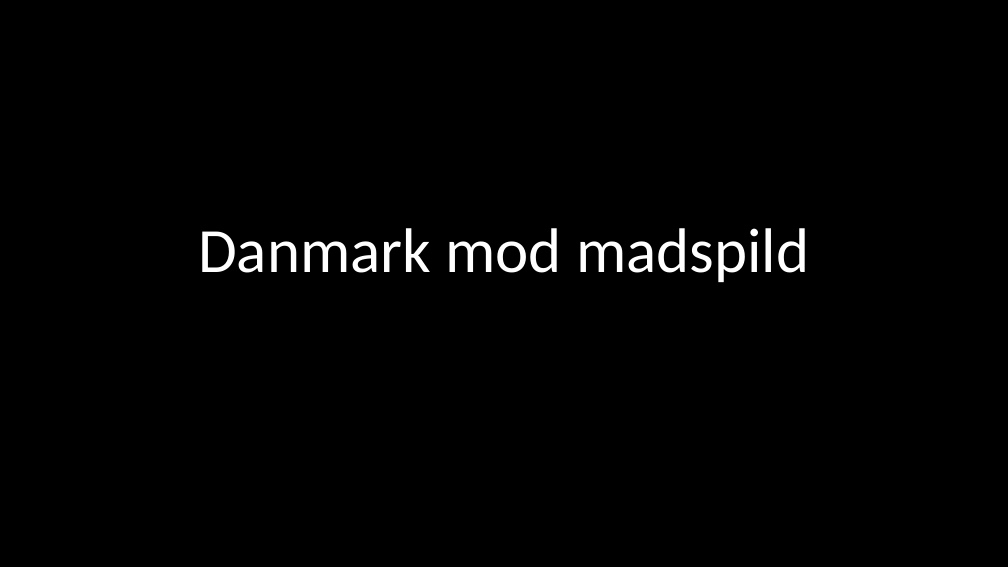
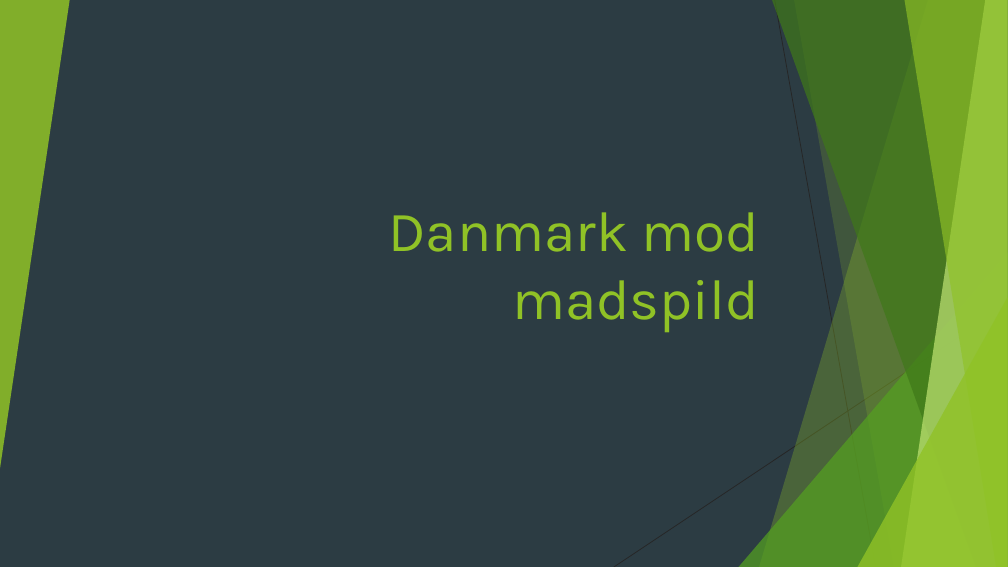
Before and after one commit to MatiasStorm/Madspild, a slide deck: slide 1 of Danmark mod madspild.pptx. Drawn at 1008x567 pixels with LibreOffice and Linux fonts; fonts in the diff are those of the drawing. Boxes give left, top, right and bottom in pixels: in the first picture for what was removed or moved away, otherwise in the second. Text is boxed around its words. In the diff, an @@ line names an element or a change of style, - is before the commit and + after.

```diff
--- a/Danmark mod madspild.pptx
+++ b/Danmark mod madspild.pptx
@@ background #000000 to #2C3C43 @@
@@ group added at box(0, 0, 1008, 567): 5 freeform shapes, 3 triangles, 2 lines @@
@@ title "Danmark mod madspild": place and size @@
-title "Danmark mod madspild" at box(198, 228, 809, 282)
+title "Danmark mod madspild" at box(389, 212, 759, 333)
@@ title "Danmark mod madspild" at box(389, 212, 759, 333): size 60 to 54 pt, font Calibri to Karla, text colour #FFFFFF to #90C226; alignment centre to right; line spacing 0.9 to 1 @@
```
Also in this commit, not shown: 3 other slides changed, 5 slides added, 20 other files.
